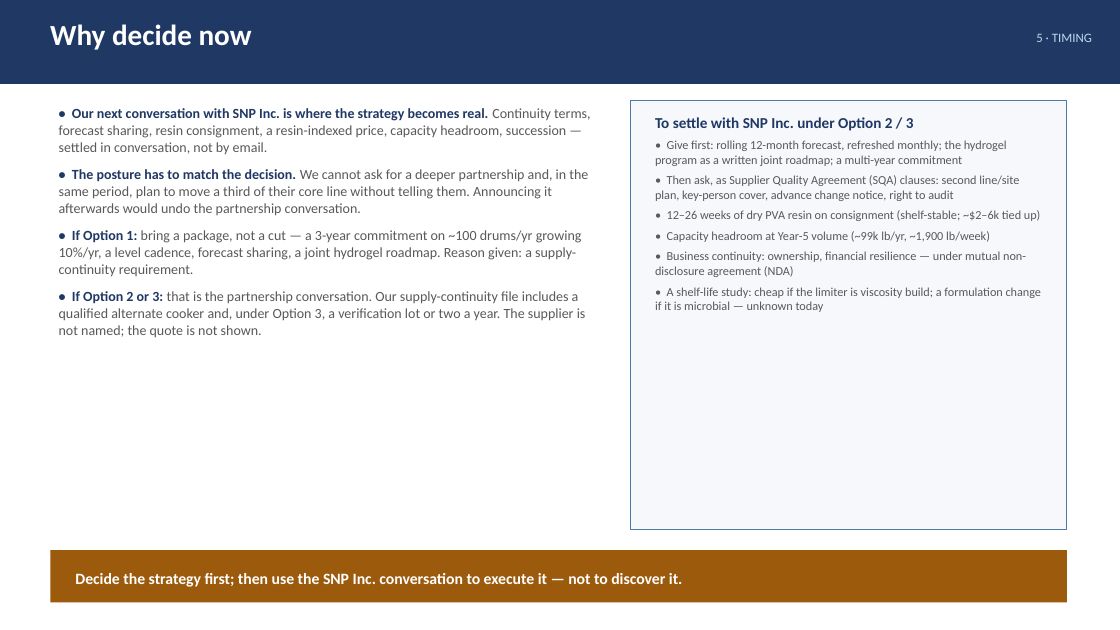
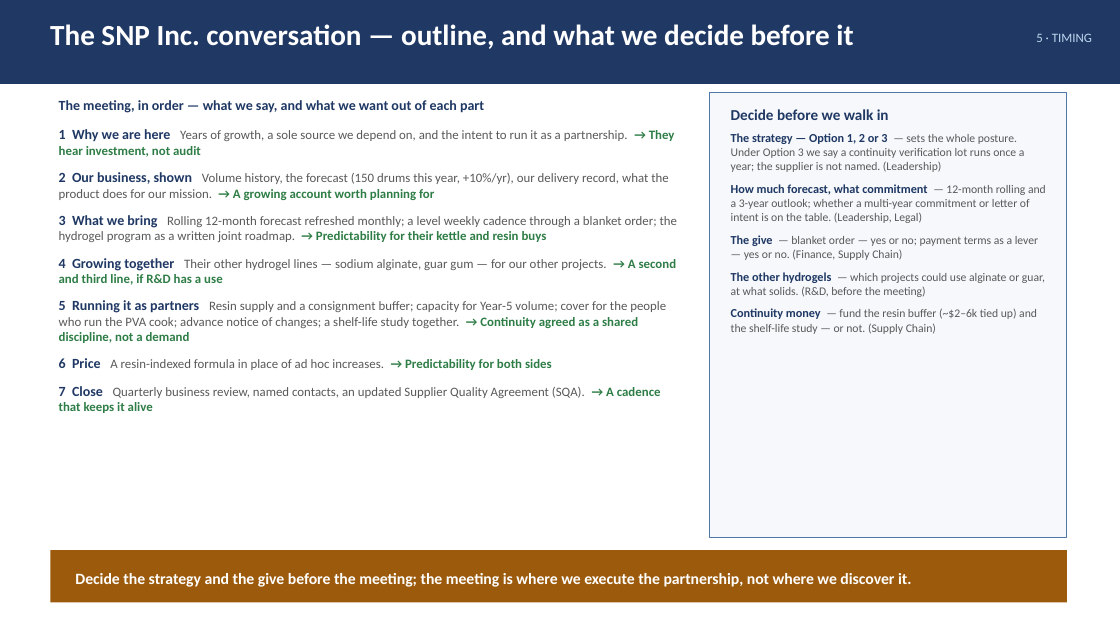
Before and after one commit to naviero1/Claude-Works, a slide deck: slide 8 of PVA second supplier initiative/PVA_Second_Supplier_Leadership_Deck.pptx. Drawn at 1120x630 pixels with LibreOffice and Linux fonts; fonts in the diff are those of the drawing. Boxes give left, top, right and bottom in pixels: in the first picture for what was removed or moved away, otherwise in the second. Text is boxed around its words. In the diff, an @@ line names an element or a change of style, - is before the commit and + after.

```diff
--- a/PVA second supplier initiative/PVA_Second_Supplier_Leadership_Deck.pptx
+++ b/PVA second supplier initiative/PVA_Second_Supplier_Leadership_Deck.pptx
@@ text at bbox=[50, 24, 853, 49]: text changed @@
-Why decide now
+The SNP Inc. conversation — outline, and what we decide before it
@@ text removed at bbox=[59, 108, 590, 337] @@
-• Our next conversation with SNP Inc. is where the strategy becomes real. Continuity terms, forecast sharing, resin consignment, a resin-indexed price, capacity headroom, succession — settled in conversation, not by email.
-• The posture has to match the decision. We cannot ask for a deeper partnership and, in the same period, plan to move a third of their core line without telling them. Announcing it afterwards would undo the partnership conversation.
-• If Option 1: bring a package, not a cut — a 3-year commitment on ~100 drums/yr growing 10%/yr, a level cadence, forecast sharing, a joint hydrogel roadmap. Reason given: a supply-continuity requirement.
-• If Option 2 or 3: that is the partnership conversation. Our supply-continuity file includes a qualified alternate cooker and, under Option 3, a verification lot or two a year. The supplier is not named; the quote is not shown.
@@ text added at bbox=[59, 100, 484, 113], 12 pt, text #1F3864, bold @@
+The meeting, in order — what we say, and what we want out of each part
@@ text removed at bbox=[655, 117, 1041, 312] @@
-To settle with SNP Inc. under Option 2 / 3
-• Give first: rolling 12-month forecast, refreshed monthly; the hydrogel program as a written joint roadmap; a multi-year commitment
-• Then ask, as Supplier Quality Agreement (SQA) clauses: second line/site plan, key-person cover, advance change notice, right to audit
-• 12–26 weeks of dry PVA resin on consignment (shelf-stable; ~$2–6k tied up)
-• Capacity headroom at Year-5 volume (~99k lb/yr, ~1,900 lb/week)
-• Business continuity: ownership, financial resilience — under mutual non-disclosure agreement (NDA)
-• A shelf-life study: cheap if the limiter is viscosity build; a formulation change if it is microbial — unknown today
@@ rectangle: place and size @@
-rectangle at bbox=[630, 101, 1067, 529]
+rectangle at bbox=[710, 92, 1067, 538]
@@ text added at bbox=[731, 109, 1046, 334], 10 pt, text #595959 @@
+Decide before we walk in
+The strategy — Option 1, 2 or 3 — sets the whole posture. Under Option 3 we say a continuity verification lot runs once a year; the supplier is not named. (Leadership)
+How much forecast, what commitment — 12-month rolling and a 3-year outlook; whether a multi-year commitment or letter of intent is on the table. (Leadership, Legal)
+The give — blanket order — yes or no; payment terms as a lever — yes or no. (Finance, Supply Chain)
+The other hydrogels — which projects could use alginate or guar, at what solids. (R&D, before the meeting)
+Continuity money — fund the resin buffer (~$2–6k tied up) and the shelf-life study — or not. (Supply Chain)
@@ text added at bbox=[59, 129, 677, 413], 11 pt, text #595959 @@
+1 Why we are here Years of growth, a sole source we depend on, and the intent to run it as a partnership. → They hear investment, not audit
+2 Our business, shown Volume history, the forecast (150 drums this year, +10%/yr), our delivery record, what the product does for our mission. → A growing account worth planning for
+3 What we bring Rolling 12-month forecast refreshed monthly; a level weekly cadence through a blanket order; the hydrogel program as a written joint roadmap. → Predictability for their kettle and resin buys
+4 Growing together Their other hydrogel lines — sodium alginate, guar gum — for our other projects. → A second and third line, if R&D has a use
+5 Running it as partners Resin supply and a consignment buffer; capacity for Year-5 volume; cover for the people who run the PVA cook; advance notice of changes; a shelf-life study together. → Continuity agreed as a shared discipline, not a demand
+6 Price A resin-indexed formula in place of ad hoc increases. → Predictability for both sides
+7 Close Quarterly business review, named contacts, an updated Supplier Quality Agreement (SQA). → A cadence that keeps it alive
@@ text at bbox=[75, 573, 911, 587]: text changed @@
-Decide the strategy first; then use the SNP Inc. conversation to execute it — not to discover it.
+Decide the strategy and the give before the meeting; the meeting is where we execute the partnership, not where we discover it.
```
Also in this commit, not shown: 1 other slide changed, 1 other file.
